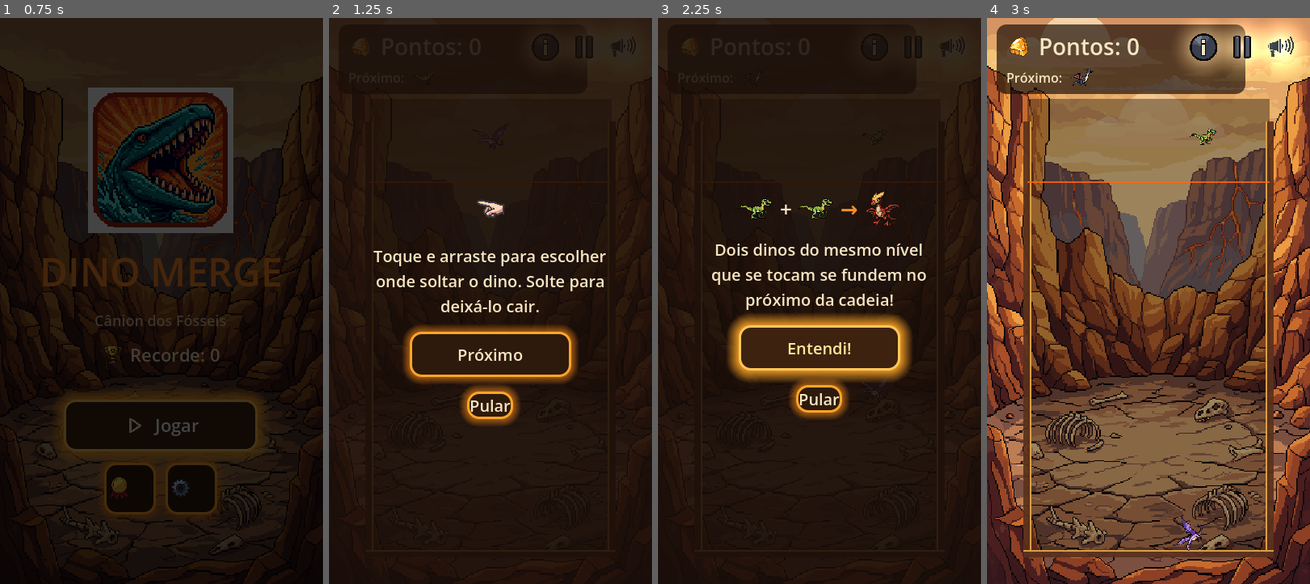
Above: before the commit, frames 1-4 (left to right).
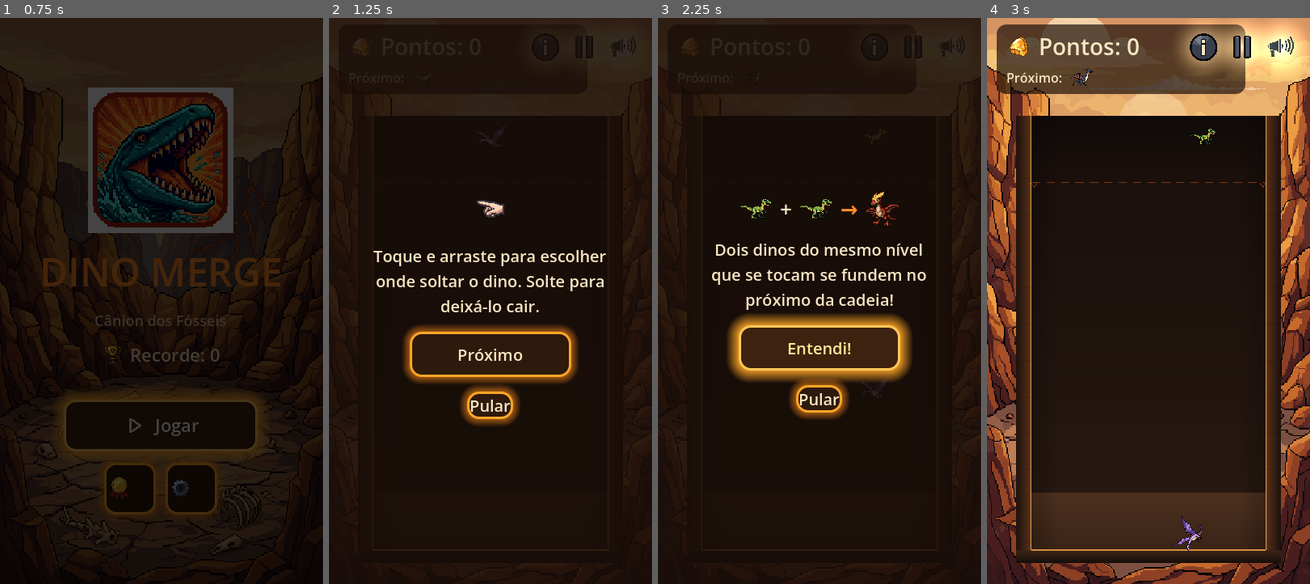
Above: after the commit, the same moments.

Repository: PedroHBGuimaraes/dino-merge
Game: Godot game, scene res://scenes/MainMenu.tscn
The game is run twice, just before and just after one commit, with the same random seed, the same clock (stepped at 60 frames per second) and the same inputs. Sound files missing from this copy of the repository are replaced by a short silence.
Inputs (mouse positions are in pixels of both pictures, inside the frame that each line leads up to):
- Up to frame 1 (0.75 s): click (161, 425) at 0.5 s
- Up to frame 2 (1.25 s): no input
- Up to frame 3 (2.25 s): click (874, 46) at 1.25 s; click "Próximo" at 2 s
- Up to frame 4 (3 s): click "Entendi!" at 2.75 s

Frame 1 is identical in both runs. In frame 2, 0.1% of the frame differs, in the area x 13-91%, y 28-42%; in frame 3, 0.1%; in frame 4, 57%, in the area x 9-91%, y 14-97%.

Commit message:
P1: rebuild the play well so the pile reads as foreground
The "container" was two thin gold lines over the bg_crater art -- which
has its own canyon walls, lava veins and giant skeletons. The little
gameplay dinos disappeared into it, worst at the mid/high score tiers.

- New scripts/pit.gd draws the whole well in one place (design space):
  a near-opaque warm-dark interior that covers the busy background, a
  visible sandy ground band the pile rests on, walls with depth + a
  chiselled gold rim + faint rock strata, a top-lip inner shadow and
  side vignette. The three StaticBody2D colliders are untouched -- this
  is purely cosmetic and renders behind the dinos.
- Danger line is now an animated dashed line with warning chevrons that
  pulses faster/brighter as a dino nears it (was a flat orange line on
  an orange background -- invisible).
- The bg_crater tier swap is mostly hidden behind the opaque pit now, so
  "the canyon heats up as you climb" moved inside the well: an ember glow
  pools up from the floor, ramped by score tier (pit.set_intensity from
  main._update_background). bg still swaps for the visible sky strip.
- Removed the old InteriorScrim / wall Fill+Rim / Floor Fill+Rim /
  DangerLine nodes from Main.tscn.

Co-Authored-By: Claude Sonnet 5 <noreply@anthropic.com>
Claude-Session: https://claude.ai/code/session_01NQG1usNTUr9ZTSvK2Fgmrp

Diff:
--- a/scenes/Main.tscn
+++ b/scenes/Main.tscn
@@ -30,6 +30,7 @@
 [ext_resource type="Script" path="res://scripts/icon_glow.gd" id="28"]
 [ext_resource type="Script" path="res://scripts/parallax_sky.gd" id="29"]
 [ext_resource type="Script" path="res://scripts/achievement_toast.gd" id="30"]
+[ext_resource type="Script" path="res://scripts/pit.gd" id="31"]
 
 [sub_resource type="RectangleShape2D" id="RectangleShape2D_wall"]
 size = Vector2(20, 1140)
@@ -69,13 +70,8 @@
 
 [node name="Container" type="Node2D" parent="GameplayRoot"]
 
-[node name="InteriorScrim" type="ColorRect" parent="GameplayRoot/Container"]
-offset_left = 40.0
-offset_top = 0.0
-offset_right = 680.0
-offset_bottom = 1190.0
-mouse_filter = 2
-color = Color(0.05, 0.03, 0.02, 0.4)
+[node name="PitVisual" type="Node2D" parent="GameplayRoot/Container"]
+script = ExtResource("31")
 
 [node name="WallLeft" type="StaticBody2D" parent="GameplayRoot/Container"]
 position = Vector2(40, 630)
@@ -85,20 +81,6 @@
 [node name="CollisionShape2D" type="CollisionShape2D" parent="GameplayRoot/Container/WallLeft"]
 shape = SubResource("RectangleShape2D_wall")
 
-[node name="Fill" type="ColorRect" parent="GameplayRoot/Container/WallLeft"]
-offset_left = -10.0
-offset_top = -570.0
-offset_right = 10.0
-offset_bottom = 570.0
-color = Color(0.35, 0.19, 0.11, 0.92)
-
-[node name="Rim" type="ColorRect" parent="GameplayRoot/Container/WallLeft"]
-offset_left = 6.0
-offset_top = -570.0
-offset_right = 10.0
-offset_bottom = 570.0
-color = Color(0.85, 0.62, 0.28, 1)
-
 [node name="WallRight" type="StaticBody2D" parent="GameplayRoot/Container"]
 position = Vector2(680, 630)
 collision_layer = 1
@@ -107,20 +89,6 @@
 [node name="CollisionShape2D" type="CollisionShape2D" parent="GameplayRoot/Container/WallRight"]
 shape = SubResource("RectangleShape2D_wall")
 
-[node name="Fill" type="ColorRect" parent="GameplayRoot/Container/WallRight"]
-offset_left = -10.0
-offset_top = -570.0
-offset_right = 10.0
-offset_bottom = 570.0
-color = Color(0.35, 0.19, 0.11, 0.92)
-
-[node name="Rim" type="ColorRect" parent="GameplayRoot/Container/WallRight"]
-offset_left = -10.0
-offset_top = -570.0
-offset_right = -6.0
-offset_bottom = 570.0
-color = Color(0.85, 0.62, 0.28, 1)
-
 [node name="Floor" type="StaticBody2D" parent="GameplayRoot/Container"]
 position = Vector2(360, 1200)
 collision_layer = 1
@@ -128,25 +96,6 @@
 
 [node name="CollisionShape2D" type="CollisionShape2D" parent="GameplayRoot/Container/Floor"]
 shape = SubResource("RectangleShape2D_floor")
-
-[node name="Fill" type="ColorRect" parent="GameplayRoot/Container/Floor"]
-offset_left = -330.0
-offset_top = -10.0
-offset_right = 330.0
-offset_bottom = 10.0
-color = Color(0.35, 0.19, 0.11, 0.92)
-
-[node name="Rim" type="ColorRect" parent="GameplayRoot/Container/Floor"]
-offset_left = -330.0
-offset_top = -10.0
-offset_right = 330.0
-offset_bottom = -6.0
-color = Color(0.85, 0.62, 0.28, 1)
-
-[node name="DangerLine" type="Line2D" parent="GameplayRoot/Container"]
-points = PackedVector2Array(40, 220, 680, 220)
-width = 3.0
-default_color = Color(1, 0.4, 0.05, 0.85)
 
 [node name="Dinos" type="Node2D" parent="GameplayRoot"]
 
--- a/scripts/main.gd
+++ b/scripts/main.gd
@@ -69,6 +69,7 @@
 @onready var camera: Camera2D = $Camera2D
 @onready var background: TextureRect = $BackgroundLayer/Background
 @onready var gameplay_root: Node2D = $GameplayRoot
+@onready var pit_visual: Node2D = $GameplayRoot/Container/PitVisual
 @onready var dinos: Node2D = $GameplayRoot/Dinos
 @onready var spawner_preview: Node2D = $GameplayRoot/SpawnerPreview
 @onready var score_label: Label = $UI/ScoreRow/ScoreLabel
@@ -594,6 +595,9 @@
 			background.texture = BG_MID
 		2:
 			background.texture = BG_HIGH
+	# The opaque pit hides most of that swap now -- the visible "heating up"
+	# is the ember glow inside the well (see pit.gd).
+	pit_visual.set_intensity(tier / 2.0)
 
 
 func _on_game_over() -> void:
--- /dev/null
+++ b/scripts/pit.gd
@@ -0,0 +1,265 @@
+extends Node2D
+
+## All the visual dressing of the play well -- interior darkening, walls,
+## floor, and the animated danger line -- drawn in one place, in design
+## space (Container is unscaled, see main.gd). The three StaticBody2D
+## siblings still own the actual collision; this node is purely cosmetic
+## and renders behind the dinos (Container comes before Dinos under
+## GameplayRoot).
+##
+## Why a darkened interior at all: the background art (bg_crater*) has its
+## own canyon walls, lava veins and big skeletons. Against that, the old
+## thin-outline "container" and the little gameplay dinos were nearly
+## invisible. This lays an opaque-ish warm-dark well over the busy art so
+## the pile reads as the foreground it is.
+
+## Physical interior the dinos move in (matches the wall/floor colliders).
+const X_LEFT := 50.0
+const X_RIGHT := 670.0
+const Y_TOP := 44.0
+const Y_FLOOR := 1190.0
+
+## How far the drawn walls/floor extend past the physical interior.
+const WALL_OUTER := 40.0
+const WALL_RIM := 3.0
+const FLOOR_DEPTH := 34.0
+## Warm sandy "ground" band the pile visibly rests on.
+const GROUND_HEIGHT := 150.0
+
+## Near-opaque on purpose: the point is to replace the busy canyon art
+## (skeletons, lava river) with a clean surface the dinos read against.
+## The theme still lives in the walls, the sky strip above, and the menu.
+const INTERIOR_TOP_COLOR := Color(0.09, 0.055, 0.045, 1.0)
+const INTERIOR_BOTTOM_COLOR := Color(0.16, 0.10, 0.07, 1.0)
+const GROUND_TOP_COLOR := Color(0.30, 0.19, 0.12, 0.97)
+const GROUND_BOTTOM_COLOR := Color(0.23, 0.14, 0.09, 0.98)
+const WALL_OUTER_COLOR := Color(0.11, 0.065, 0.045, 1.0)
+const WALL_INNER_COLOR := Color(0.34, 0.19, 0.11, 1.0)
+const WALL_STRATA_COLOR := Color(0.0, 0.0, 0.0, 0.16)
+const RIM_COLOR := Color(0.82, 0.56, 0.25, 1.0)
+const FLOOR_TOP_COLOR := Color(0.24, 0.14, 0.09, 1.0)
+const FLOOR_BOTTOM_COLOR := Color(0.09, 0.055, 0.04, 1.0)
+
+const DANGER_BASE_COLOR := Color(1.0, 0.42, 0.08)
+const DANGER_DASH := 22.0
+const DANGER_GAP := 16.0
+## A dino whose centre is within this many px below the line pushes the
+## pulse toward its loud extreme.
+const THREAT_RANGE := 190.0
+
+var _t := 0.0
+var _dash_scroll := 0.0
+var _threat := 0.0
+## 0..1, driven by run score (main.gd). The old bg_crater tier swap is
+## mostly hidden behind the opaque pit now, so the "canyon heats up as you
+## climb" idea moved in here: embers pooling on the floor and the wall
+## strata glowing toward lava.
+var _intensity := 0.0
+
+
+## Eased toward `value` by main.gd on each score tier change.
+func set_intensity(value: float) -> void:
+	create_tween().tween_property(self, "_intensity", clampf(value, 0.0, 1.0), 1.2)
+
+
+func _process(delta: float) -> void:
+	_t += delta
+	_dash_scroll = fmod(_dash_scroll + delta * 34.0, DANGER_DASH + DANGER_GAP)
+
+	var closest := INF
+	for dino in get_tree().get_nodes_in_group("dino"):
+		if is_instance_valid(dino):
+			closest = minf(closest, dino.global_position.y)
+	var danger_y := _danger_y()
+	var target := clampf((danger_y + THREAT_RANGE - closest) / THREAT_RANGE, 0.0, 1.0)
+	_threat = move_toward(_threat, target, delta * 3.0)
+
+	queue_redraw()
+
+
+func _danger_y() -> float:
+	# GameManager.danger_line_y is stored in this same (design) space by
+	# main.gd (it seeds a sane default before that first runs).
+	return GameManager.danger_line_y
+
+
+func _draw() -> void:
+	_draw_interior()
+	_draw_walls()
+	_draw_embers()
+	_draw_floor()
+	_draw_danger_line()
+
+
+## Warm additive glow pooling up from the floor as the run heats up.
+func _draw_embers() -> void:
+	if _intensity <= 0.01:
+		return
+	var breathe := 0.85 + 0.15 * sin(_t * 1.6)
+	var a := _intensity * 0.4 * breathe
+	var top := Color(0.9, 0.35, 0.1, 0.0)
+	var bot := Color(1.0, 0.5, 0.16, a)
+	var y_top := Y_FLOOR - 340.0
+	draw_polygon(
+		PackedVector2Array(
+			[
+				Vector2(X_LEFT, y_top),
+				Vector2(X_RIGHT, y_top),
+				Vector2(X_RIGHT, Y_FLOOR),
+				Vector2(X_LEFT, Y_FLOOR),
+			]
+		),
+		PackedColorArray([top, top, bot, bot])
+	)
+
+
+func _draw_interior() -> void:
+	var pts := PackedVector2Array(
+		[
+			Vector2(X_LEFT, Y_TOP),
+			Vector2(X_RIGHT, Y_TOP),
+			Vector2(X_RIGHT, Y_FLOOR),
+			Vector2(X_LEFT, Y_FLOOR),
+		]
+	)
+	var cols := PackedColorArray(
+		[
+			INTERIOR_TOP_COLOR,
+			INTERIOR_TOP_COLOR,
+			INTERIOR_BOTTOM_COLOR,
+			INTERIOR_BOTTOM_COLOR,
+		]
+	)
+	draw_polygon(pts, cols)
+
+	# Warm ground band the pile sits on.
+	var g_top := Y_FLOOR - GROUND_HEIGHT
+	draw_polygon(
+		PackedVector2Array(
+			[
+				Vector2(X_LEFT, g_top),
+				Vector2(X_RIGHT, g_top),
+				Vector2(X_RIGHT, Y_FLOOR),
+				Vector2(X_LEFT, Y_FLOOR),
+			]
+		),
+		PackedColorArray(
+			[GROUND_TOP_COLOR, GROUND_TOP_COLOR, GROUND_BOTTOM_COLOR, GROUND_BOTTOM_COLOR]
+		)
+	)
+
+	# Soft inner shadow hugging the top lip -- sells "you're looking down
+	# into a hole", and darkens exactly where the danger line lives.
+	var shade := Color(0.0, 0.0, 0.0, 0.3)
+	draw_polygon(
+		PackedVector2Array(
+			[
+				Vector2(X_LEFT, Y_TOP),
+				Vector2(X_RIGHT, Y_TOP),
+				Vector2(X_RIGHT, Y_TOP + 140.0),
+				Vector2(X_LEFT, Y_TOP + 140.0),
+			]
+		),
+		PackedColorArray([shade, shade, Color(0, 0, 0, 0), Color(0, 0, 0, 0)])
+	)
+	# Side vignette -- keeps focus centre-pit.
+	var edge := Color(0.0, 0.0, 0.0, 0.22)
+	var clear := Color(0, 0, 0, 0)
+	draw_polygon(
+		PackedVector2Array(
+			[
+				Vector2(X_LEFT, Y_TOP),
+				Vector2(X_LEFT + 70, Y_TOP),
+				Vector2(X_LEFT + 70, Y_FLOOR),
+				Vector2(X_LEFT, Y_FLOOR)
+			]
+		),
+		PackedColorArray([edge, clear, clear, edge])
+	)
+	draw_polygon(
+		PackedVector2Array(
+			[
+				Vector2(X_RIGHT - 70, Y_TOP),
+				Vector2(X_RIGHT, Y_TOP),
+				Vector2(X_RIGHT, Y_FLOOR),
+				Vector2(X_RIGHT - 70, Y_FLOOR)
+			]
+		),
+		PackedColorArray([clear, edge, edge, clear])
+	)
+
+
+func _draw_wall(inner_x: float, outer_x: float) -> void:
+	var top := Y_TOP
+	var bottom := Y_FLOOR + FLOOR_DEPTH
+	draw_polygon(
+		PackedVector2Array(
+			[
+				Vector2(outer_x, top),
+				Vector2(inner_x, top),
+				Vector2(inner_x, bottom),
+				Vector2(outer_x, bottom),
+			]
+		),
+		PackedColorArray([WALL_OUTER_COLOR, WALL_INNER_COLOR, WALL_INNER_COLOR, WALL_OUTER_COLOR])
+	)
+	# Horizontal rock strata for a bit of texture on an otherwise flat band.
+	var lo := minf(inner_x, outer_x)
+	var hi := maxf(inner_x, outer_x)
+	var y := top + 70.0
+	while y < bottom:
+		draw_line(Vector2(lo, y), Vector2(hi, y), WALL_STRATA_COLOR, 2.0)
+		y += 96.0
+
+	var rim_x := inner_x - signf(inner_x - outer_x) * WALL_RIM
+	draw_line(Vector2(inner_x, top), Vector2(inner_x, bottom), RIM_COLOR, WALL_RIM)
+	# faint secondary rim just inside, for a chiselled edge
+	draw_line(Vector2(rim_x, top), Vector2(rim_x, bottom), Color(RIM_COLOR, 0.25), 1.0)
+
+
+func _draw_walls() -> void:
+	_draw_wall(X_LEFT, X_LEFT - WALL_OUTER)
+	_draw_wall(X_RIGHT, X_RIGHT + WALL_OUTER)
+
+
+func _draw_floor() -> void:
+	var pts := PackedVector2Array(
+		[
+			Vector2(X_LEFT - WALL_OUTER, Y_FLOOR),
+			Vector2(X_RIGHT + WALL_OUTER, Y_FLOOR),
+			Vector2(X_RIGHT + WALL_OUTER, Y_FLOOR + FLOOR_DEPTH),
+			Vector2(X_LEFT - WALL_OUTER, Y_FLOOR + FLOOR_DEPTH),
+		]
+	)
+	var cols := PackedColorArray(
+		[FLOOR_TOP_COLOR, FLOOR_TOP_COLOR, FLOOR_BOTTOM_COLOR, FLOOR_BOTTOM_COLOR]
+	)
+	draw_polygon(pts, cols)
+	draw_line(Vector2(X_LEFT, Y_FLOOR), Vector2(X_RIGHT, Y_FLOOR), RIM_COLOR, WALL_RIM)
+
+
+func _draw_danger_line() -> void:
+	var y := _danger_y()
+	var pulse := 0.5 + 0.5 * sin(_t * lerpf(3.0, 12.0, _threat))
+	var alpha := lerpf(0.35, 0.7, _threat) + pulse * lerpf(0.15, 0.3, _threat)
+	var col := Color(DANGER_BASE_COLOR, clampf(alpha, 0.0, 1.0))
+	var width := lerpf(2.0, 4.0, _threat)
+
+	var x := X_LEFT - _dash_scroll
+	while x < X_RIGHT:
+		var x0 := maxf(x, X_LEFT)
+		var x1 := minf(x + DANGER_DASH, X_RIGHT)
+		if x1 > x0:
+			draw_line(Vector2(x0, y), Vector2(x1, y), col, width)
+		x += DANGER_DASH + DANGER_GAP
+
+	# warning chevrons pointing down from each end, brighter with threat
+	var chev := Color(DANGER_BASE_COLOR, clampf(0.4 + 0.6 * _threat, 0.0, 1.0))
+	for cx in [X_LEFT + 8.0, X_RIGHT - 8.0]:
+		draw_polyline(
+			PackedVector2Array(
+				[Vector2(cx - 7, y + 3), Vector2(cx, y + 13), Vector2(cx + 7, y + 3)]
+			),
+			chev,
+			2.0
+		)
Not shown: 1 places in scenes/Main.tscn that only renumber resources
Not shown, added: scripts/pit.gd.uid
